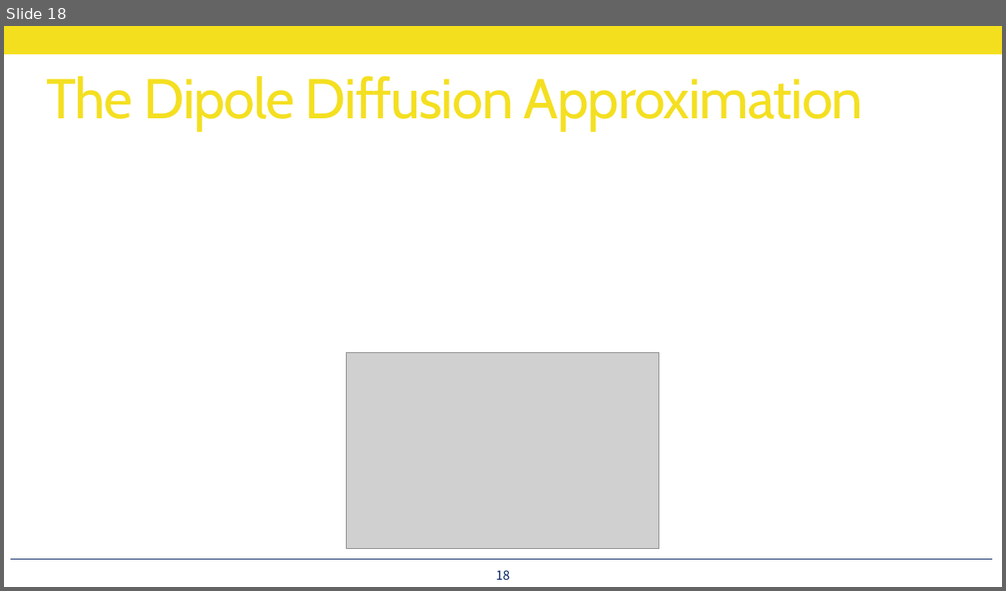
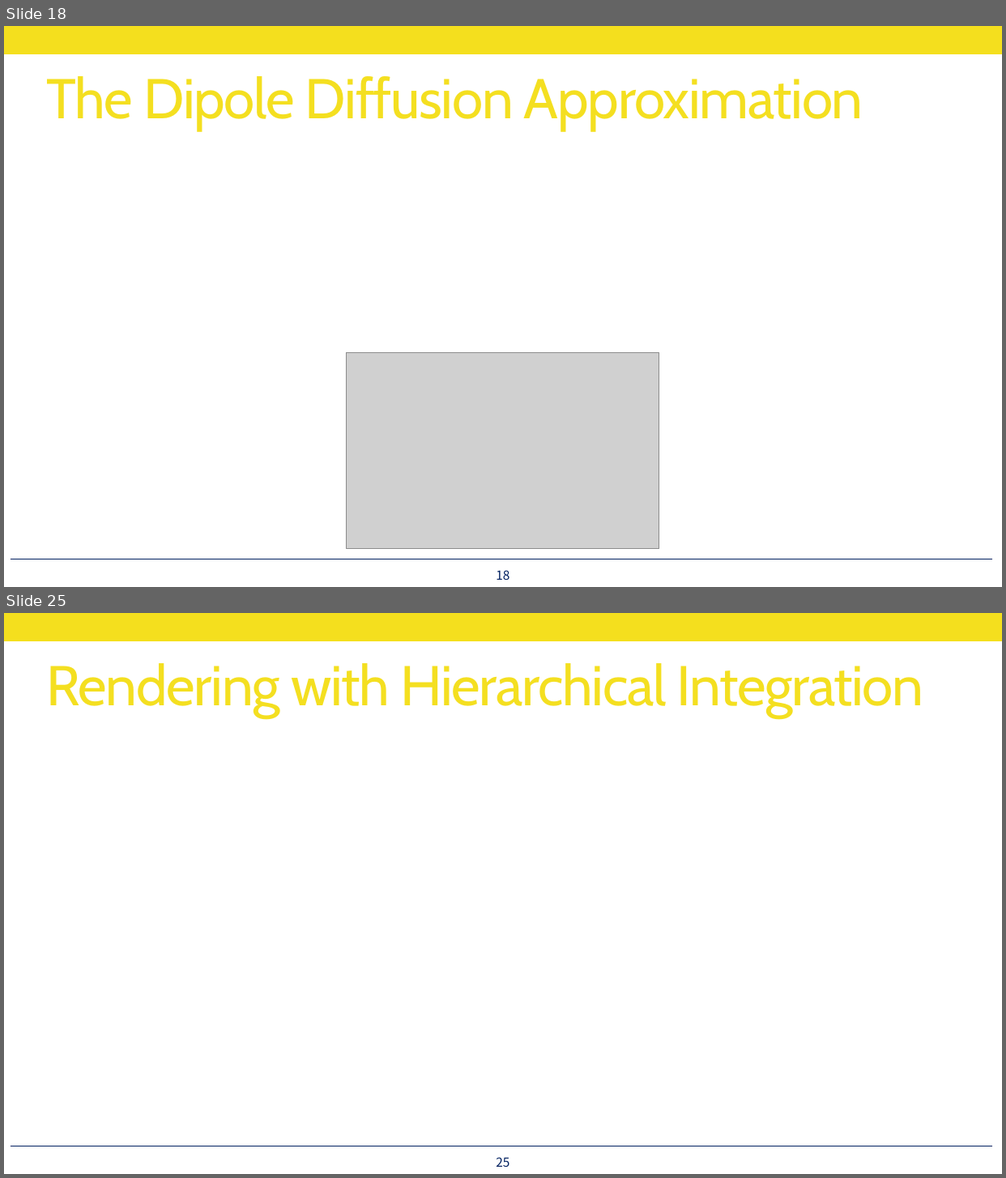
Before and after one commit to utilForever/PBRStudy, a slide deck: Physically Based Rendering - Chapter 16, Part 3.pptx. Shown one above the other, each under a label of ours: slide 18 before the commit, slides 18 and 25 after it; the slides between them are not shown. The pictures are 1006x591 and 1006x1178 pixels, drawn with LibreOffice and Linux fonts; fonts in the diff are those of the drawing; grey boxes stand for pictures. Boxes give left, top, right and bottom in pixels: in the first picture for what was removed or moved away, otherwise in the second. Text is boxed around its words. In the diff, an @@ line names an element or a change of style, - is before the commit and + after.

```diff
--- a/Physically Based Rendering - Chapter 16, Part 3.pptx
+++ b/Physically Based Rendering - Chapter 16, Part 3.pptx
@@ slide 25 added at bbox=[4, 613, 1002, 1174], background #FFFFFF; not listed: 2 template elements that a slide beside it also shows @@
@@ title added at bbox=[46, 663, 924, 718], 54 pt, text #F4DF1E @@
+Rendering with Hierarchical Integration
@@ page number added at bbox=[496, 1157, 509, 1167], 12 pt, text #002060 @@
+25
```
Also in this commit, not shown: 2 slides changed, 19 other slides added.
